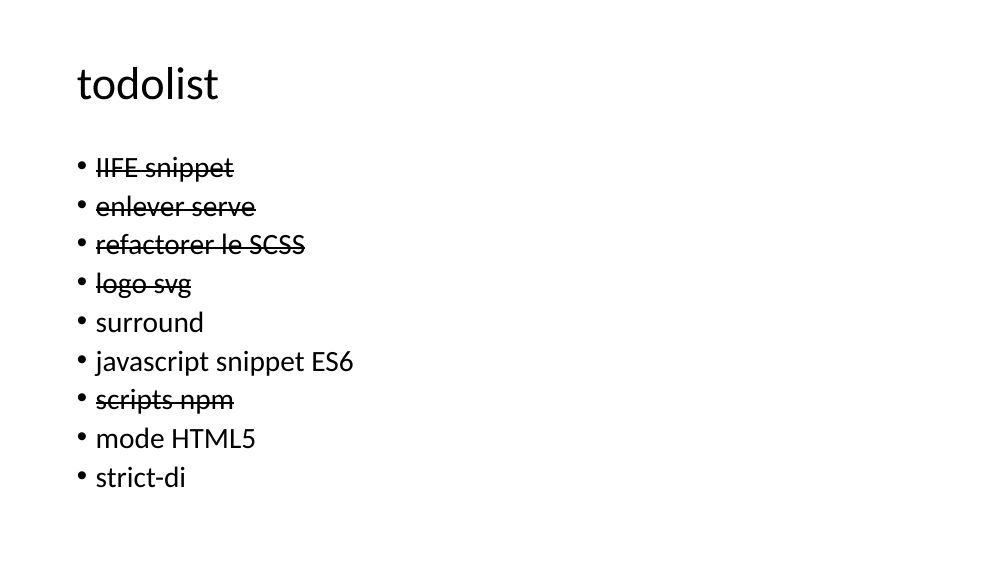
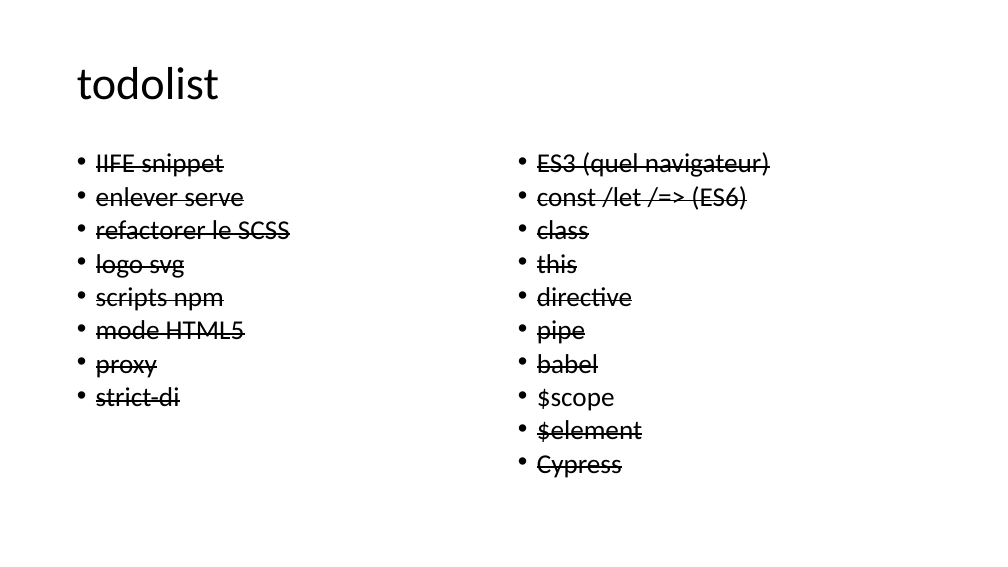
Before and after one commit to jlg-formation/fan-oct-2021, a slide deck: slide 24 of notes.pptx (slide 15 before the commit). Drawn at 1008x567 pixels with LibreOffice and Linux fonts; fonts in the diff are those of the drawing. Boxes give left, top, right and bottom in pixels: in the first picture for what was removed or moved away, otherwise in the second. Text is boxed around its words. In the diff, an @@ line names an element or a change of style, - is before the commit and + after.

Commit message:
doc: powerpoint

```diff
--- a/notes.pptx
+++ b/notes.pptx
@@ text at <box>96,153,290,407</box>: size 28 to 25.9 pt; strikethrough on in "mode HTML5", "strict-di"; line spacing 0.8 to 0.7 @@
@@ text added at <box>537,152,770,478</box>, 25.9 pt, text #000000, strikethrough @@
+• ES3 (quel navigateur)
+• const /let /=> (ES6)
+• class
+• this
+• directive
+• pipe
+• babel
+• $scope
+• $element
+• Cypress
@@ text at <box>96,311,353,376</box>: paragraphs removed @@
-• surround
-• javascript snippet ES6
@@ text at <box>96,359,157,378</box>: paragraph added @@
+• proxy
```
Also in this commit, not shown: 3 other slides changed, 3 slides added.
